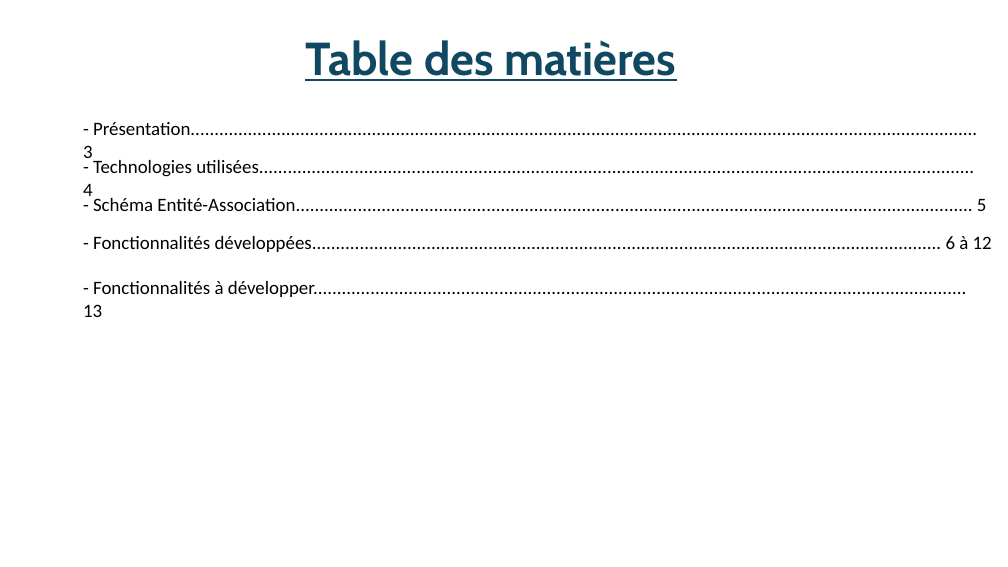
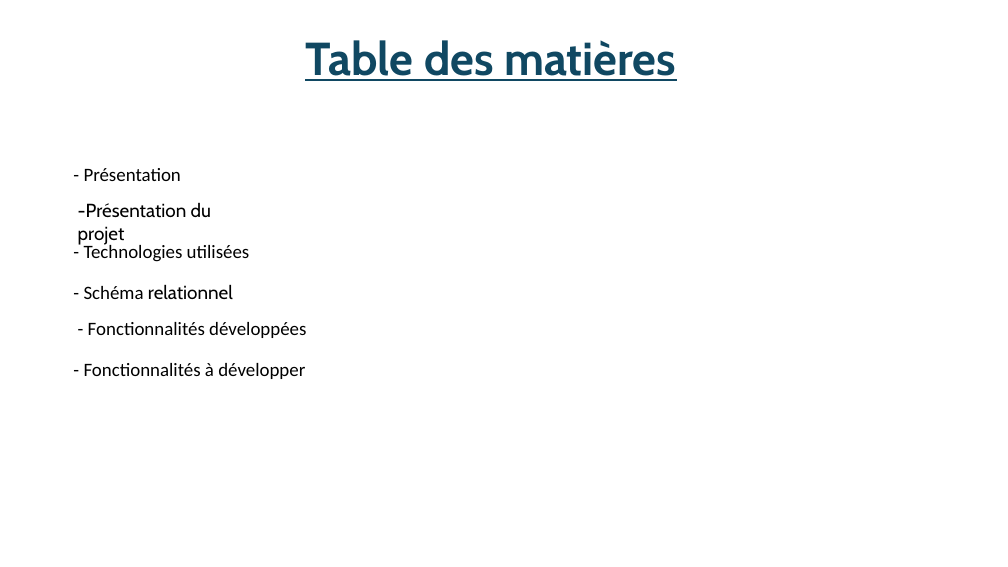
Before and after one commit to Epestia/RaidPlanner, a slide deck: slide 2 of RaidPlanner.Analyse/Presentation/Présentation1.pptx. Drawn at 1008x567 pixels with LibreOffice and Linux fonts; fonts in the diff are those of the drawing. Boxes give left, top, right and bottom in pixels: in the first picture for what was removed or moved away, otherwise in the second. Text is boxed around its words. In the diff, an @@ line names an element or a change of style, - is before the commit and + after.

Commit message:
powerpoint

```diff
--- a/RaidPlanner.Analyse/Presentation/Présentation1.pptx
+++ b/RaidPlanner.Analyse/Presentation/Présentation1.pptx
@@ text at [84, 168, 181, 181]: text changed @@
-- Présentation..................................................................................................................................................................... 3
+- Présentation
@@ text added at [78, 203, 211, 245], 18 pt, text #000000 @@
+-Présentation du projet
@@ text at [84, 243, 250, 262]: text changed @@
-- Technologies utilisées...................................................................................................................................................... 4
+- Technologies utilisées
@@ text at [84, 284, 233, 300]: text changed; font Calibri to Cabin @@
-- Schéma Entité-Association.............................................................................................................................................. 5
+- Schéma relationnel
@@ text at [88, 322, 306, 338]: text changed @@
-- Fonctionnalités développées.................................................................................................................................... 6 à 12
+- Fonctionnalités développées
@@ text at [84, 363, 305, 379]: text changed @@
-- Fonctionnalités à développer......................................................................................................................................... 13
+- Fonctionnalités à développer
```
Also in this commit, not shown: 1 other slide changed, 5 slides added, 1 slide removed.
